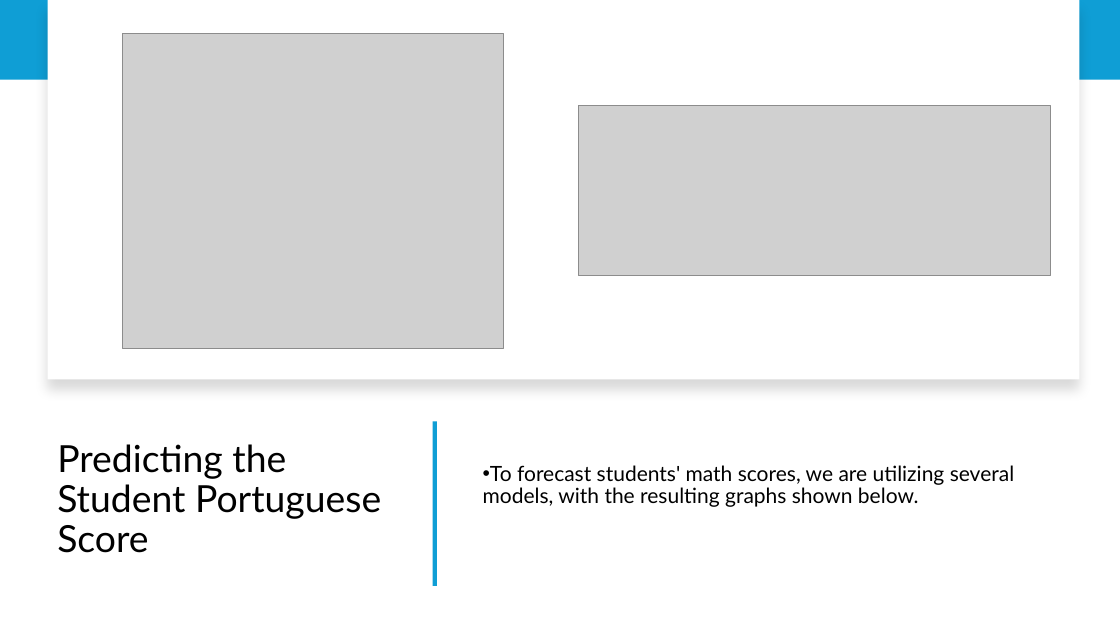
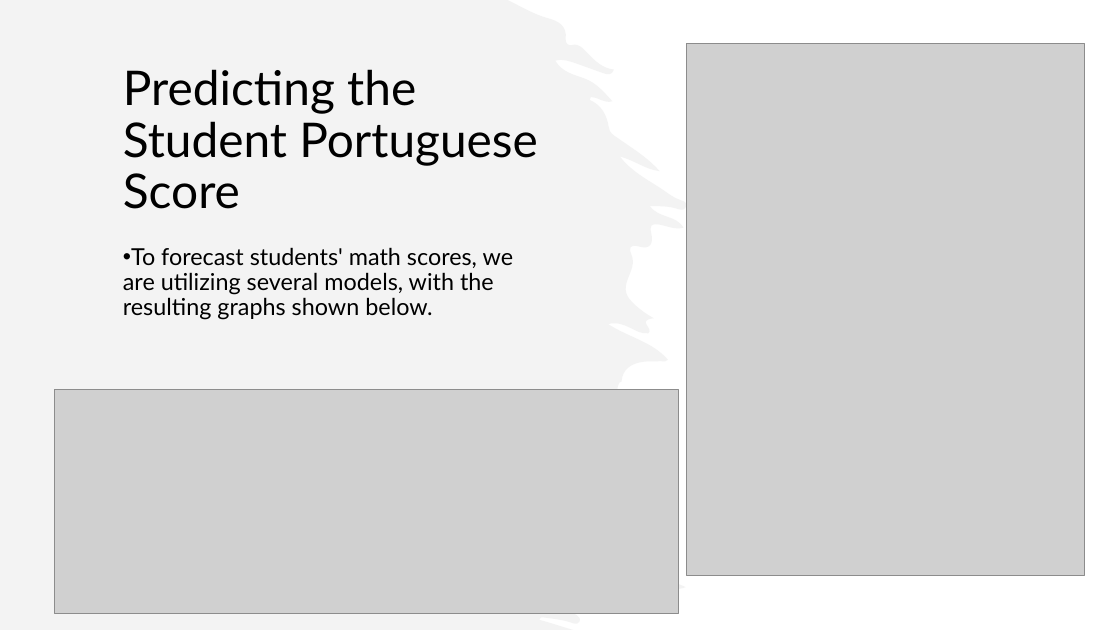
Before and after one commit to DanukaDilshann/Data-Mining, a slide deck: slide 7 of Intelligent Student Performance Analytics.pptx. Drawn at 1120x630 pixels with LibreOffice and Linux fonts; fonts in the diff are those of the drawing; grey boxes stand for pictures. Boxes give left, top, right and bottom in pixels: in the first picture for what was removed or moved away, otherwise in the second. Text is boxed around its words. In the diff, an @@ line names an element or a change of style, - is before the commit and + after.

```diff
--- a/Intelligent Student Performance Analytics.pptx
+++ b/Intelligent Student Performance Analytics.pptx
@@ rectangle removed at (0,0,1120,80) @@
@@ freeform shape added at (0,0,686,630), fill #E8E8E8 at 50% opacity @@
@@ rectangle removed at (48,0,1080,380) @@
@@ title "Predicting the Student Portuguese Score": place and size @@
-title "Predicting the Student Portuguese Score" at (57,444,381,553)
+title "Predicting the Student Portuguese Score" at (123,69,537,209)
@@ title "Predicting the Student Portuguese Score" at (123,69,537,209): size 32 to 41 pt @@
@@ picture: place and size @@
-picture at (123,34,503,349)
+picture at (686,44,1085,575)
@@ text "To forecast students' math scores, ...": place and size @@
-text "To forecast students' math scores, ..." at (483,465,1014,507)
+text "To forecast students' math scores, ..." at (123,247,514,320)
@@ text "To forecast students' math scores, ..." at (123,247,514,320): size 18 to 20 pt; vertical alignment middle to top @@
@@ picture: place and size @@
-picture at (579,106,1051,276)
+picture at (55,389,679,613)
@@ rectangle removed at (433,421,437,586) @@
```
Also in this commit, not shown: 7 other slides changed.
